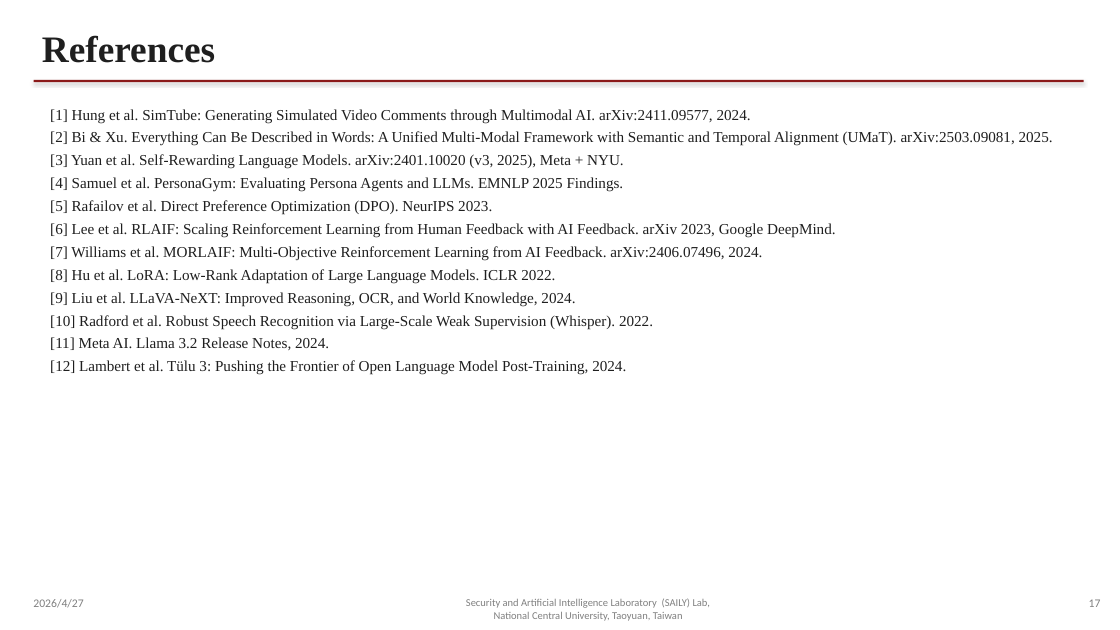
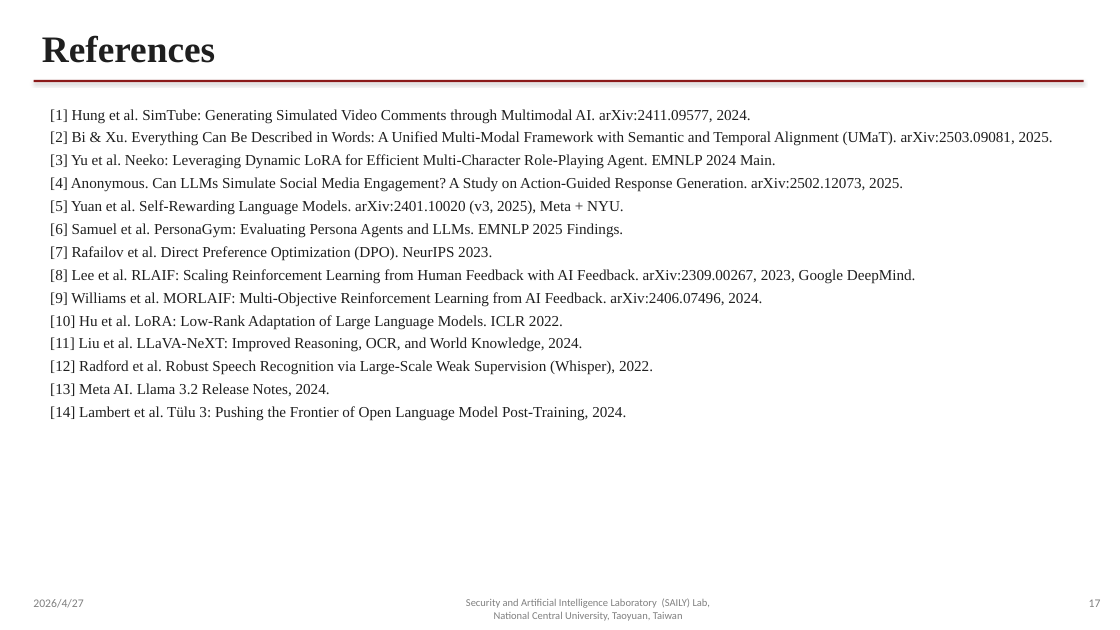
Before and after one commit to box755/simlens-research, a slide deck: slide 17 of SimLens_Proposal_2026-04-27.pptx. Drawn at 1120x630 pixels with LibreOffice and Linux fonts; fonts in the diff are those of the drawing. Boxes give left, top, right and bottom in pixels: in the first picture for what was removed or moved away, otherwise in the second. Text is boxed around its words. In the diff, an @@ line names an element or a change of style, - is before the commit and + after.

```diff
--- a/SimLens_Proposal_2026-04-27.pptx
+++ b/SimLens_Proposal_2026-04-27.pptx
@@ text at (50, 154, 916, 421): text changed @@
-[3] Yuan et al. Self-Rewarding Language Models. arXiv:2401.10020 (v3, 2025), Meta + NYU.
-[4] Samuel et al. PersonaGym: Evaluating Persona Agents and LLMs. EMNLP 2025 Findings.
-[5] Rafailov et al. Direct Preference Optimization (DPO). NeurIPS 2023.
-[6] Lee et al. RLAIF: Scaling Reinforcement Learning from Human Feedback with AI Feedback. arXiv 2023, Google DeepMind.
-[7] Williams et al. MORLAIF: Multi-Objective Reinforcement Learning from AI Feedback. arXiv:2406.07496, 2024.
-[8] Hu et al. LoRA: Low-Rank Adaptation of Large Language Models. ICLR 2022.
-[9] Liu et al. LLaVA-NeXT: Improved Reasoning, OCR, and World Knowledge, 2024.
-[10] Radford et al. Robust Speech Recognition via Large-Scale Weak Supervision (Whisper). 2022.
-[11] Meta AI. Llama 3.2 Release Notes, 2024.
-[12] Lambert et al. Tülu 3: Pushing the Frontier of Open Language Model Post-Training, 2024.
+[3] Yu et al. Neeko: Leveraging Dynamic LoRA for Efficient Multi-Character Role-Playing Agent. EMNLP 2024 Main.
+[4] Anonymous. Can LLMs Simulate Social Media Engagement? A Study on Action-Guided Response Generation. arXiv:2502.12073, 2025.
+[5] Yuan et al. Self-Rewarding Language Models. arXiv:2401.10020 (v3, 2025), Meta + NYU.
+[6] Samuel et al. PersonaGym: Evaluating Persona Agents and LLMs. EMNLP 2025 Findings.
+[7] Rafailov et al. Direct Preference Optimization (DPO). NeurIPS 2023.
+[8] Lee et al. RLAIF: Scaling Reinforcement Learning from Human Feedback with AI Feedback. arXiv:2309.00267, 2023, Google DeepMind.
+[9] Williams et al. MORLAIF: Multi-Objective Reinforcement Learning from AI Feedback. arXiv:2406.07496, 2024.
+[10] Hu et al. LoRA: Low-Rank Adaptation of Large Language Models. ICLR 2022.
+[11] Liu et al. LLaVA-NeXT: Improved Reasoning, OCR, and World Knowledge, 2024.
+[12] Radford et al. Robust Speech Recognition via Large-Scale Weak Supervision (Whisper), 2022.
+[13] Meta AI. Llama 3.2 Release Notes, 2024.
+[14] Lambert et al. Tülu 3: Pushing the Frontier of Open Language Model Post-Training, 2024.
```
Also in this commit, not shown: 7 other slides changed, 6 other files.
